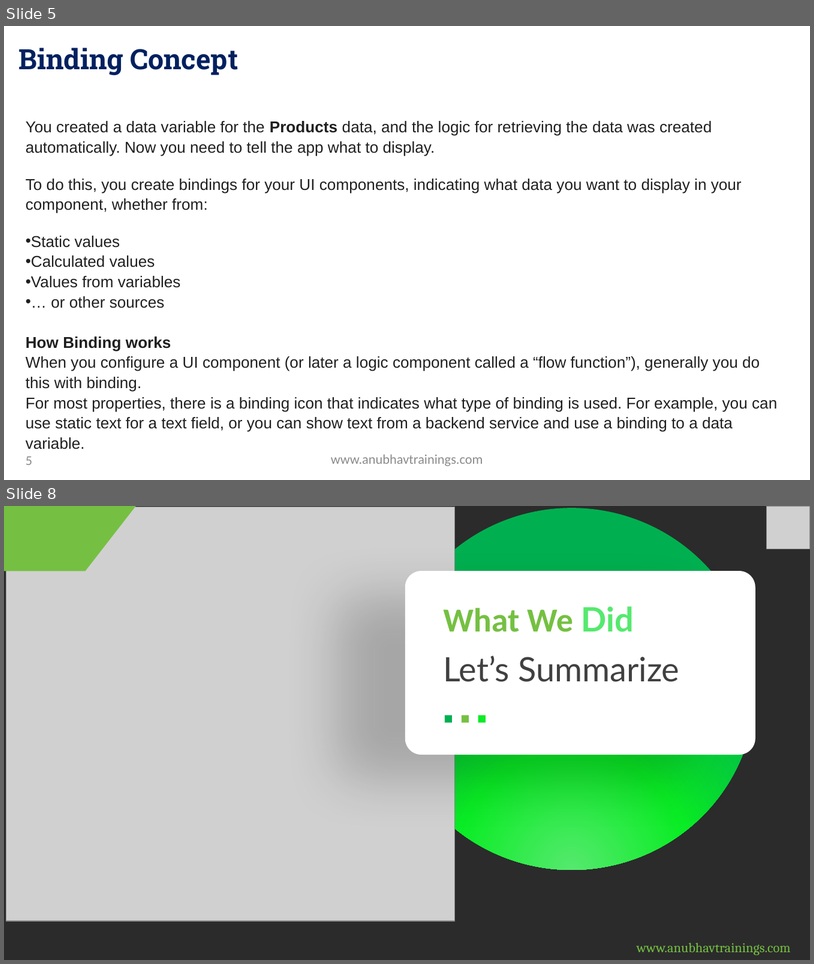
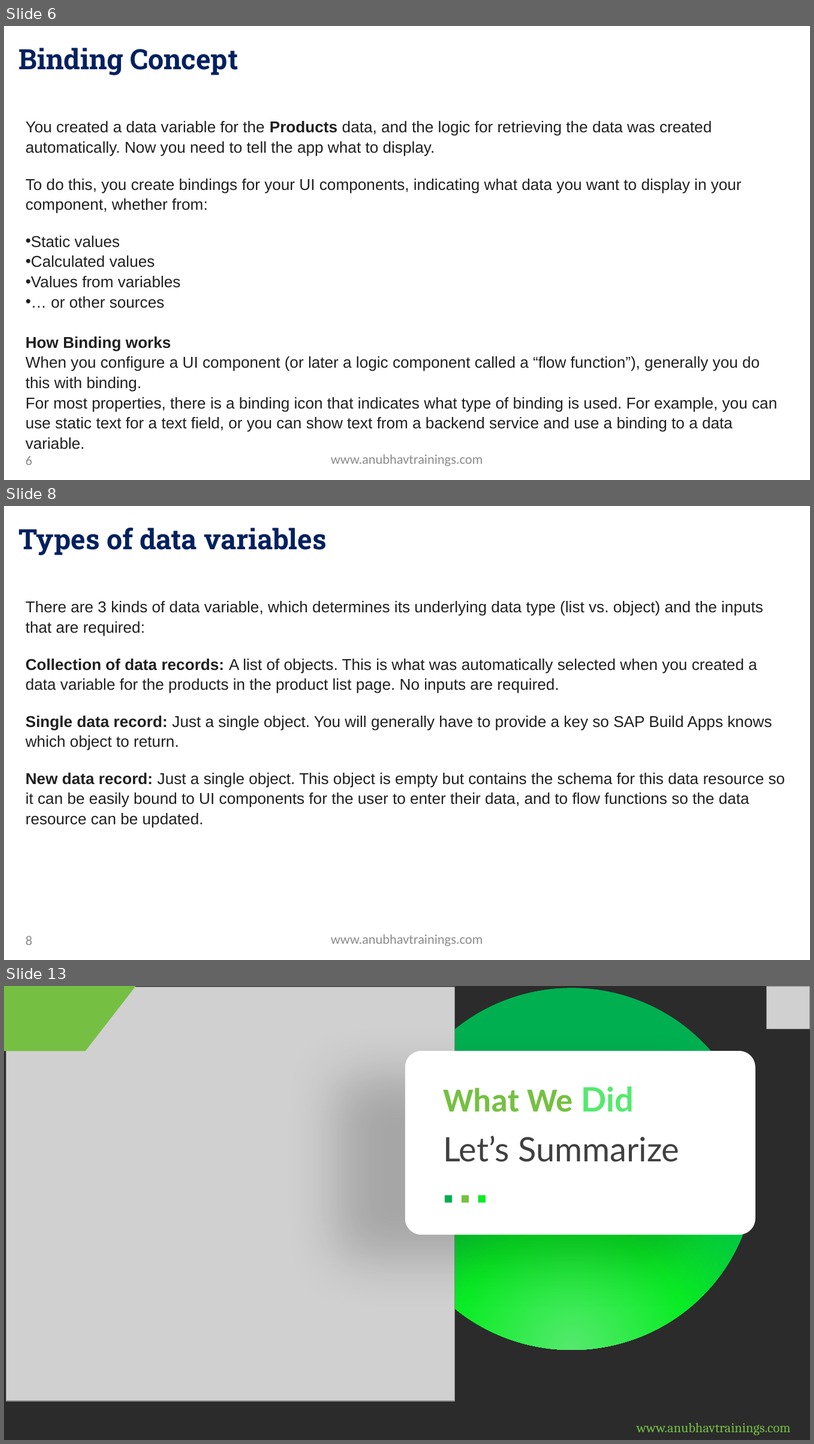
Before and after one commit to soyuztechnologies/SAP_Build_End_to_End, a slide deck: Day 23/SAP Build Training Day 23.pptx. Shown one above the other, each under a label of ours: slides 5 and 8 before the commit, slides 6, 8 and 13 after it; the slides between them are not shown. The pictures are 814x964 and 814x1444 pixels, drawn with LibreOffice and Linux fonts; fonts in the diff are those of the drawing; grey boxes stand for pictures; background and template pictures are left out; a plain dark background stands for a picture behind light text. Boxes give left, top, right and bottom in pixels: in the first picture for what was removed or moved away, otherwise in the second. Text is boxed around its words. In the diff, an @@ line names an element or a change of style, - is before the commit and + after.

Commit message:
Auto bot updater Build Course

```diff
--- a/Day 23/SAP Build Training Day 23.pptx
+++ b/Day 23/SAP Build Training Day 23.pptx
@@ slide 8 added at box(4, 506, 810, 960), background picture (left out) @@
@@ title added at box(18, 528, 327, 555), 25 pt, text gradient #002060 to #0070C0, bold @@
+Types of data variables
@@ text added at box(26, 601, 786, 828), 14 pt, text #1F1F1F @@
+There are 3 kinds of data variable, which determines its underlying data type (list vs. object) and the inputs that are required:
+Collection of data records: A list of objects. This is what was automatically selected when you created a data variable for the products in the product list page. No inputs are required.
+Single data record: Just a single object. You will generally have to provide a key so SAP Build Apps knows which object to return.
+New data record: Just a single object. This object is empty but contains the schema for this data resource so it can be easily bound to UI components for the user to enter their data, and to flow functions so the data resource can be updated.
@@ page number added at box(26, 936, 32, 945), 12 pt, text #8C8C8C @@
+8
@@ text added at box(331, 934, 483, 946), 12 pt, text #8C8C8C @@
+www.anubhavtrainings.com
@@ what was slide 5 is now slide 6 @@
@@ page number at box(26, 456, 32, 465): text changed @@
-5
+6
@@ what was slide 8 is now slide 13 @@
```
Also in this commit, not shown: 3 slides changed, 4 other slides added, 1 other file.
